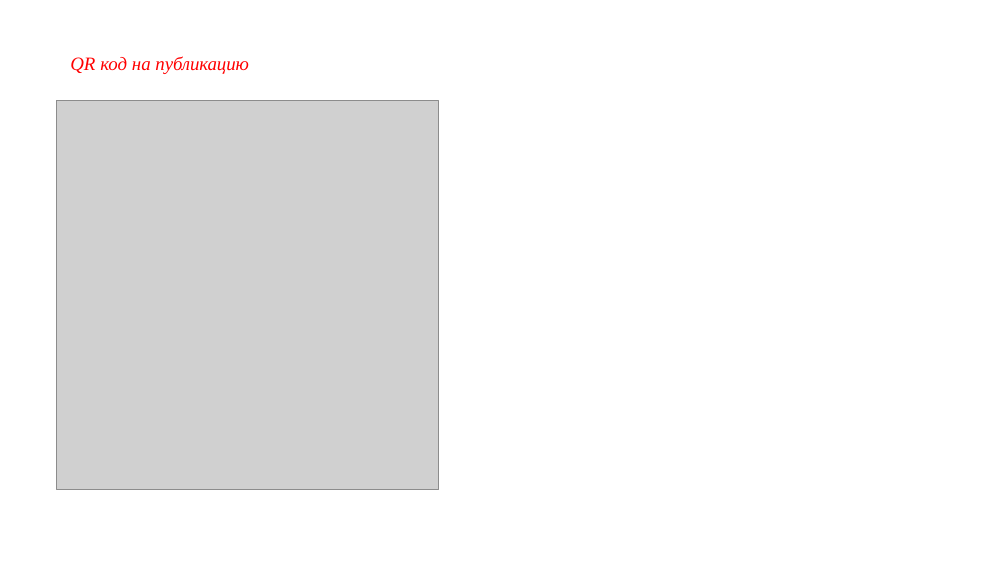
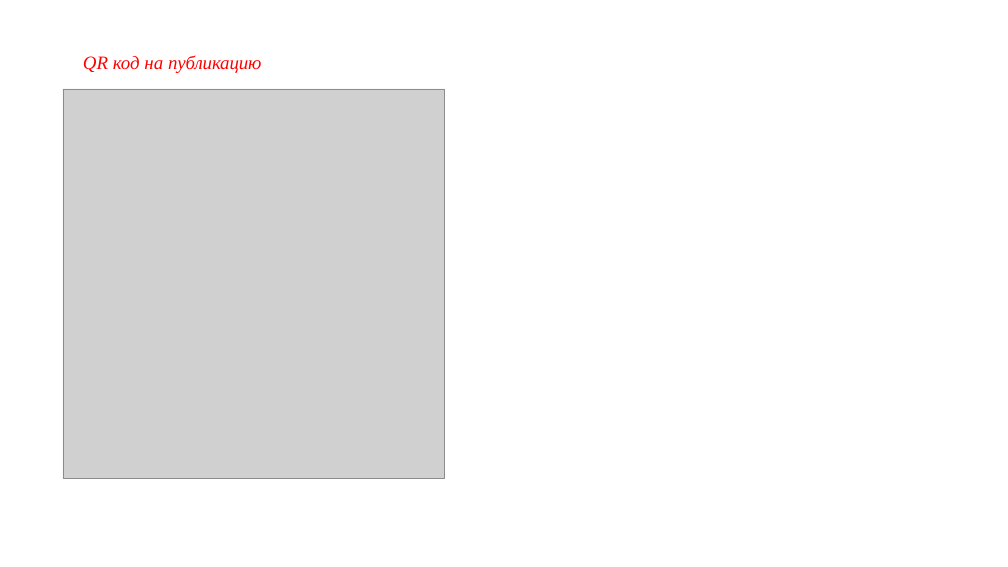
Before and after one commit to ainurmukasheva/MusicStream, a slide deck: slide 8 of презентация.pptx. Drawn at 1008x567 pixels with LibreOffice and Linux fonts; fonts in the diff are those of the drawing; grey boxes stand for pictures. Boxes give left, top, right and bottom in pixels: in the first picture for what was removed or moved away, otherwise in the second. Text is boxed around its words. In the diff, an @@ line names an element or a change of style, - is before the commit and + after.

```diff
--- a/презентация.pptx
+++ b/презентация.pptx
@@ text "QR код на публикацию": place and size @@
-text "QR код на публикацию" at (70, 56, 248, 74)
+text "QR код на публикацию" at (83, 55, 261, 73)
@@ picture: place and size @@
-picture at (57, 101, 439, 490)
+picture at (63, 89, 445, 479)
```
Also in this commit, not shown: 5 other slides changed.
